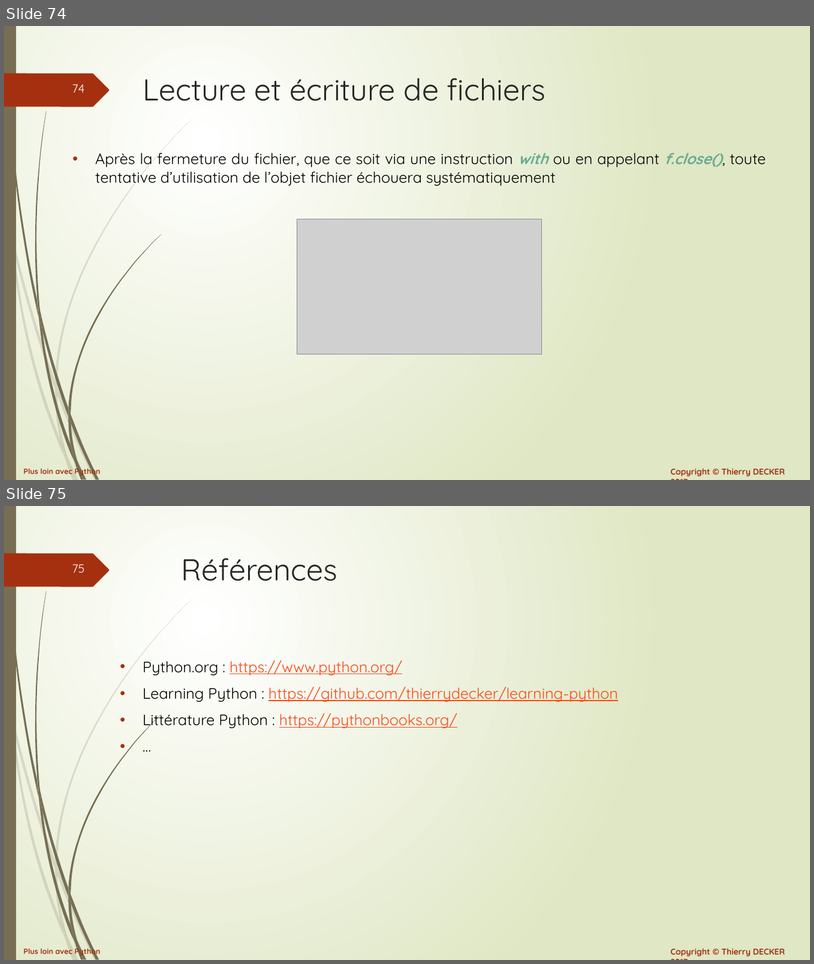
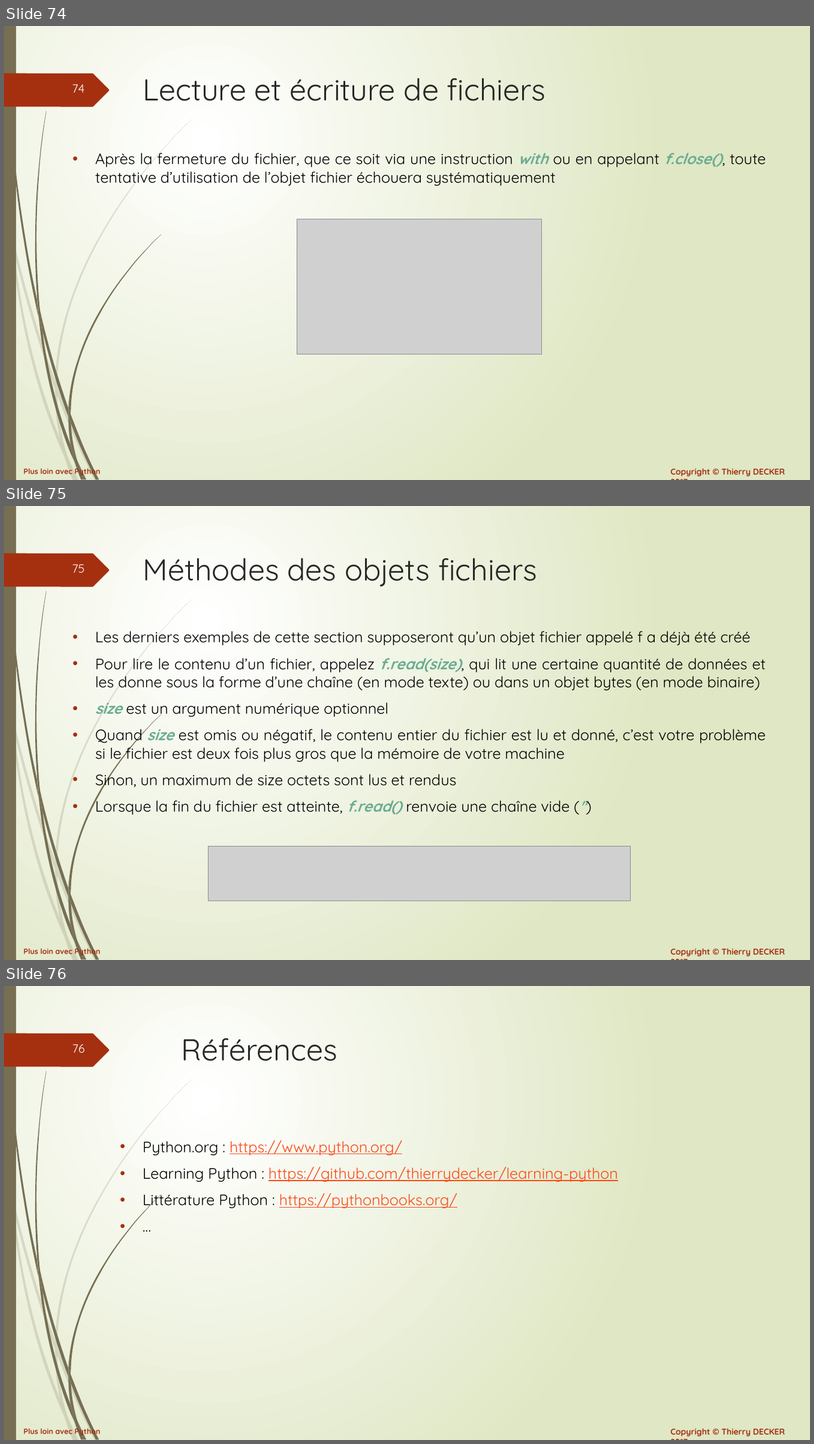
Before and after one commit to VikmanTheRacoon/learning-python, a slide deck: documentations/python-102.pptx. Shown one above the other, each under a label of ours: slides 74 and 75 before the commit, slides 74, 75 and 76 after it. The pictures are 814x964 and 814x1444 pixels, drawn with LibreOffice and Linux fonts; fonts in the diff are those of the drawing; grey boxes stand for pictures. Boxes give left, top, right and bottom in pixels: in the first picture for what was removed or moved away, otherwise in the second. Text is boxed around its words. In the diff, an @@ line names an element or a change of style, - is before the commit and + after.

```diff
--- a/documentations/python-102.pptx
+++ b/documentations/python-102.pptx
@@ slide 75 added at [4, 506, 810, 960], background gradient #FFFFFF to #DFE8C4; not listed: 27 template elements that a slide beside it also shows @@
@@ title added at [143, 558, 537, 586], 36 pt, text #262626 @@
+Méthodes des objets fichiers
@@ text added at [95, 631, 767, 814], 18 pt, text #000000 @@
+• Les derniers exemples de cette section supposeront qu’un objet fichier appelé f a déjà été créé
+• Pour lire le contenu d’un fichier, appelez f.read(size), qui lit une certaine quantité de données et les donne sous la forme d’une chaîne (en mode texte) ou dans un objet bytes (en mode binaire)
+• size est un argument numérique optionnel
+• Quand size est omis ou négatif, le contenu entier du fichier est lu et donné, c’est votre problème si le fichier est deux fois plus gros que la mémoire de votre machine
+• Sinon, un maximum de size octets sont lus et rendus
+• Lorsque la fin du fichier est atteinte, f.read() renvoie une chaîne vide ('')
@@ picture added at [209, 846, 631, 901] @@
@@ what was slide 75 is now slide 76 @@
@@ page number at [72, 1044, 85, 1053]: text changed @@
-75
+76
```
Also in this commit, not shown: 1 other file.
